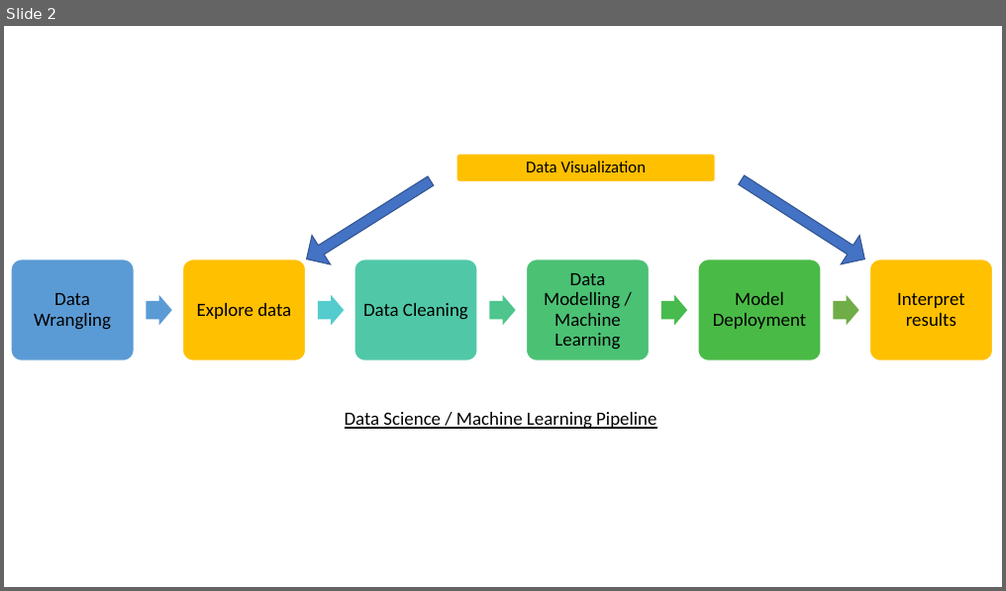
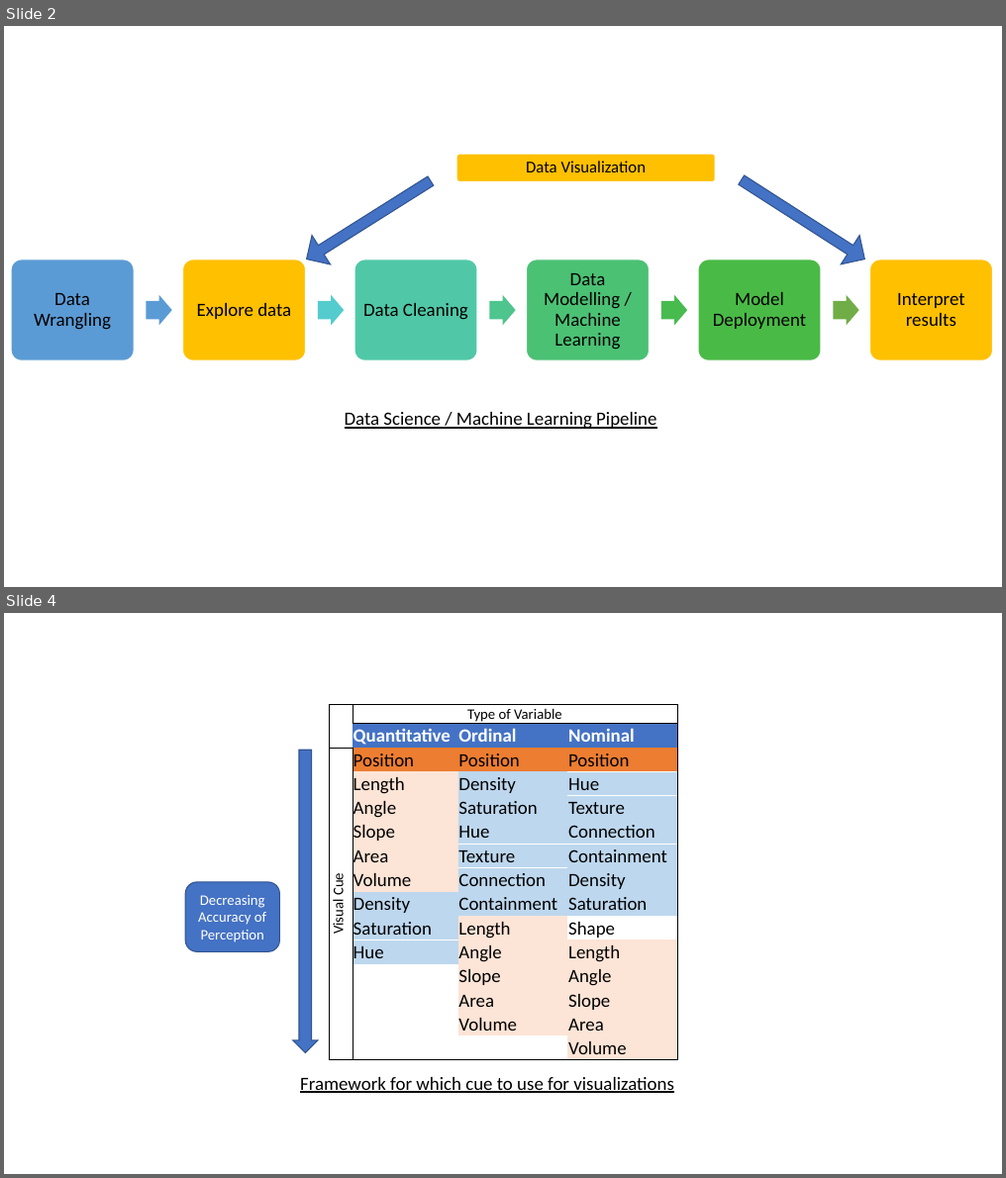
Before and after one commit to PurohitPraven/Blogs, a slide deck: 20220115_ScienceBehindVizualization/diagrams.pptx. Shown one above the other, each under a label of ours: slide 2 before the commit, slides 2 and 4 after it; the slides between them are not shown. The pictures are 1006x591 and 1006x1178 pixels, drawn with LibreOffice and Linux fonts; fonts in the diff are those of the drawing. Boxes give left, top, right and bottom in pixels: in the first picture for what was removed or moved away, otherwise in the second. Text is boxed around its words. In the diff, an @@ line names an element or a change of style, - is before the commit and + after.

```diff
--- a/20220115_ScienceBehindVizualization/diagrams.pptx
+++ b/20220115_ScienceBehindVizualization/diagrams.pptx
@@ slide 4 added at <box>4,613,1002,1174</box>, background #FFFFFF @@
@@ table added at <box>329,704,677,1064</box>, 15 rows, 4 columns @@
+ | Type of Variable |  | 
+ | Quantitative | Ordinal | Nominal
+Visual Cue | Position | Position | Position
+ | Length | Density | Hue
+ | Angle | Saturation | Texture
+ | Slope | Hue | Connection
+ | Area | Texture | Containment
+ | Volume | Connection | Density
+ | Density | Containment | Saturation
+ | Saturation | Length | Shape
+ | Hue | Angle | Length
+ |  | Slope | Angle
+ |  | Area | Slope
+ |  | Volume | Area
+ |  |  | Volume
@@ down arrow added at <box>293,750,318,1054</box>, fill #4472C4, outline #325491 1 pt @@
@@ rounded rectangle added at <box>185,882,279,953</box>, fill #4472C4, outline #325491 1 pt, 14 pt, text #FFFFFF @@
+Decreasing Accuracy of Perception
@@ text added at <box>300,1077,674,1093</box>, 18 pt, text #000000, underline @@
+Framework for which cue to use for visualizations
```
Also in this commit, not shown: 1 slide changed, 1 other slide added, 11 other files.
